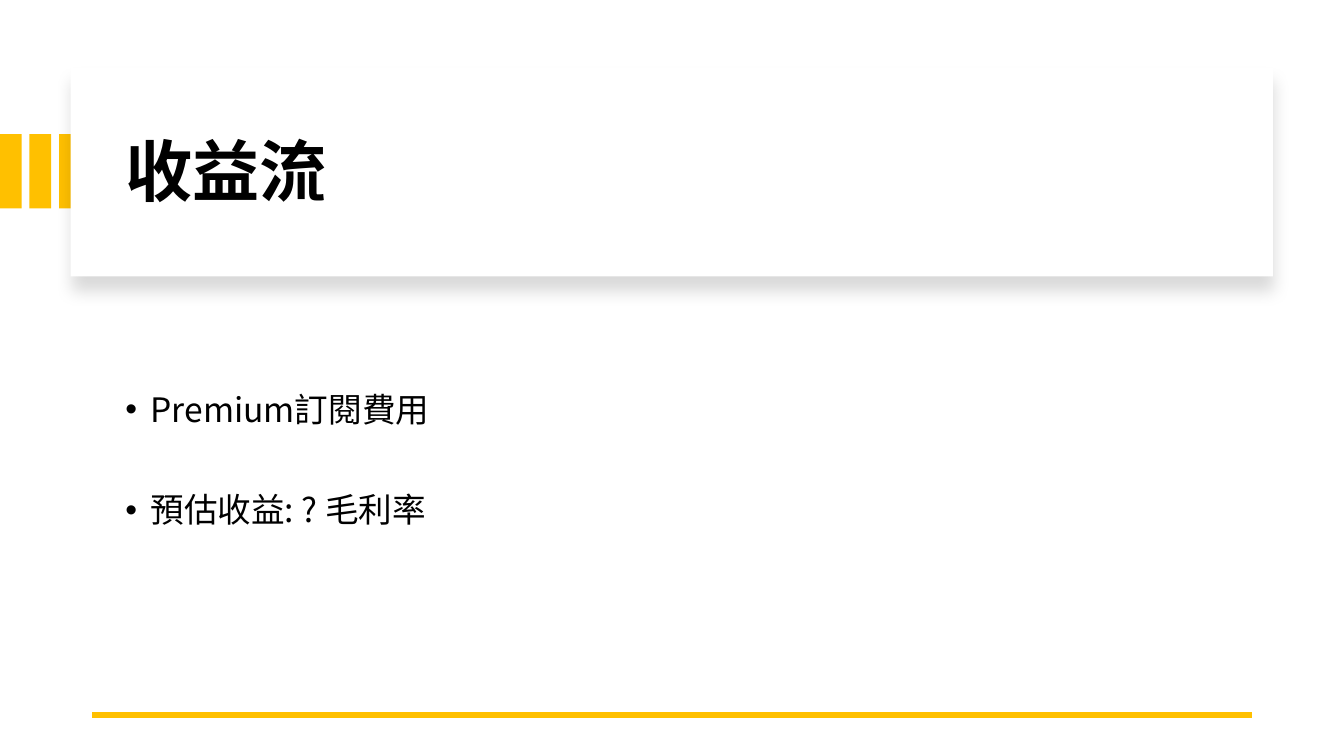
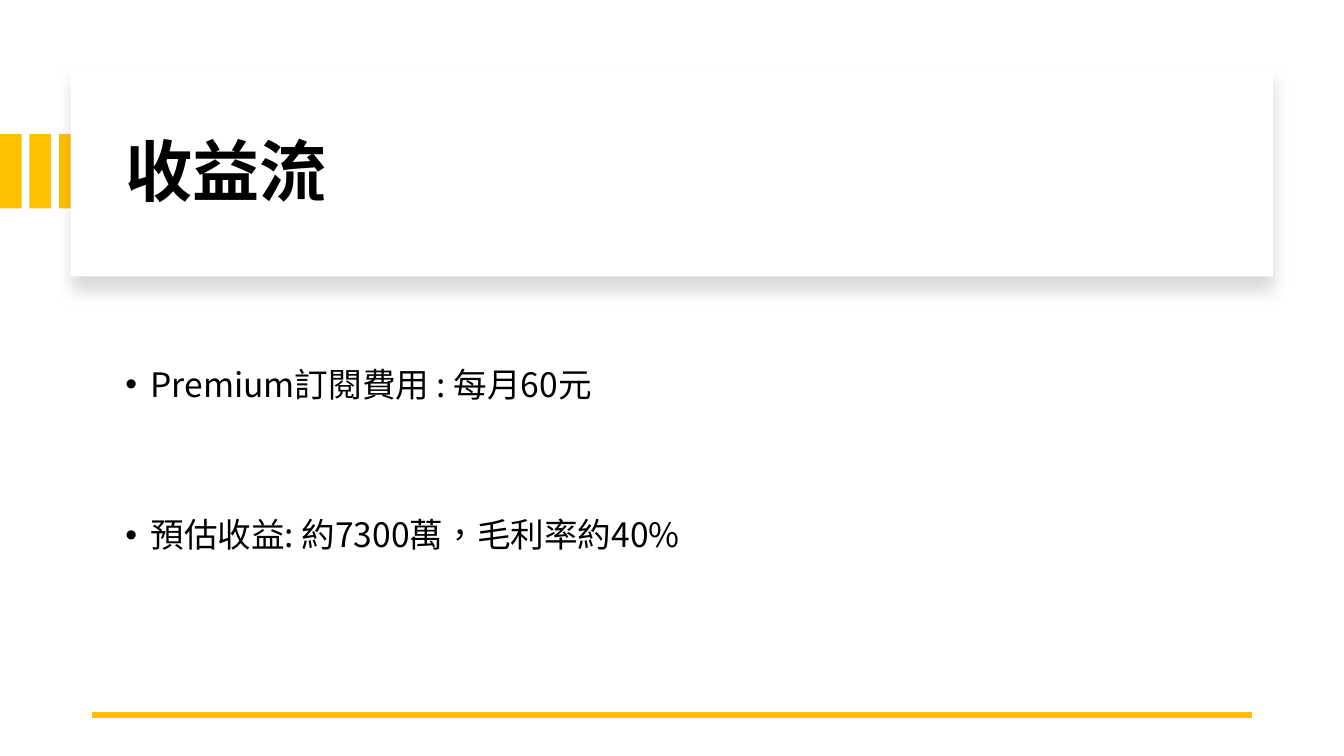
Before and after one commit to michaelchen1225/-, a slide deck: slide 13 of 整合/產品報告.pptx. Drawn at 1344x756 pixels with LibreOffice and Linux fonts; fonts in the diff are those of the drawing. Boxes give left, top, right and bottom in pixels: in the first picture for what was removed or moved away, otherwise in the second. Text is boxed around its words. In the diff, an @@ line names an element or a change of style, - is before the commit and + after.

```diff
--- a/整合/產品報告.pptx
+++ b/整合/產品報告.pptx
@@ text at <box>150,368,680,550</box>: text changed @@
-• Premium訂閱費用
-• 預估收益: ? 毛利率
+• Premium訂閱費用 : 每月60元
+• 預估收益: 約7300萬，毛利率約40%
```
Also in this commit, not shown: 4 other slides changed, 1 slide removed, 39 other files.
